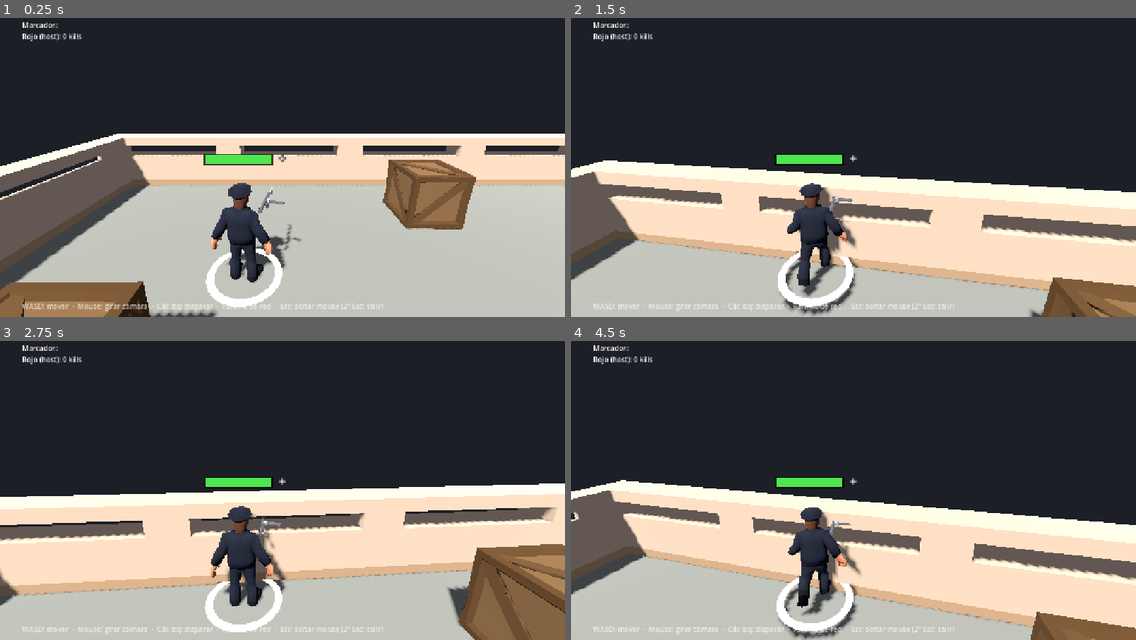
Above: before the commit, frames 1-4 (two rows, left to right).
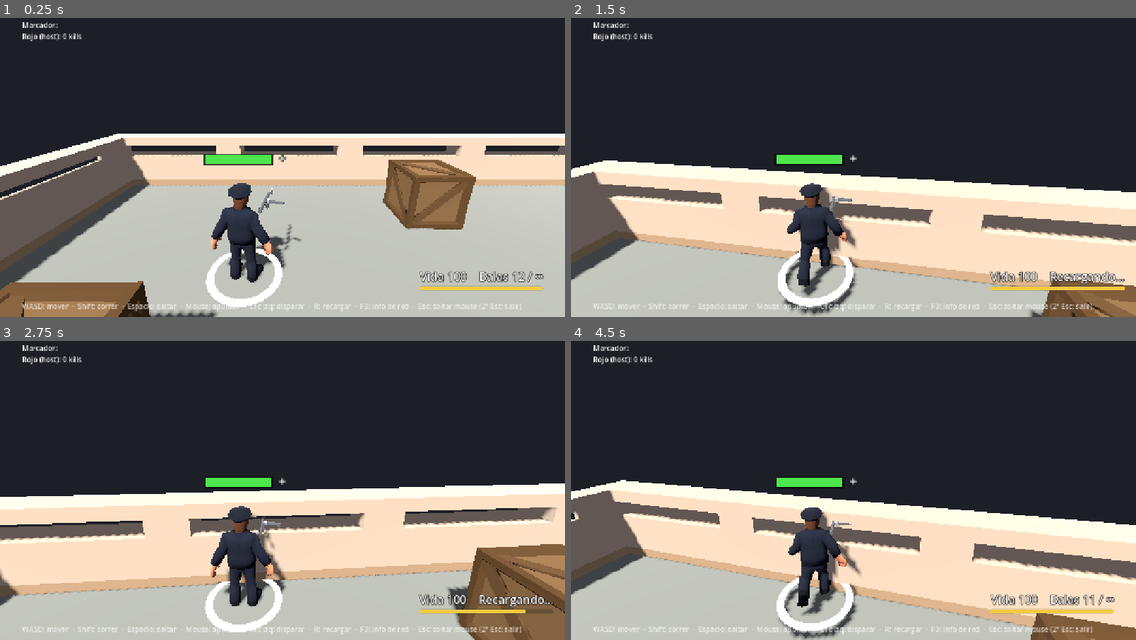
Above: after the commit, the same moments.

Repository: mpinedaj/godot-networked-shooter
Game: Godot game, scene res://scenes/game.tscn
Two runs of this game, one before a commit and one after it. Both use one fixed random seed, a clock stepped at 60 frames per second and the inputs below. This scene is started directly instead of the project's main scene.
Inputs (mouse positions are in pixels of both pictures, inside the frame that each line leads up to):
- Up to frame 1 (0.25 s): no input
- Up to frame 2 (1.5 s): tap Enter at 0.5 s; move the mouse to (881, 158) at 0.52 s; hold R 0.53-1.28 s; hold Up (ui_up) from 0.53 s (still down); click (881, 158) at 0.67 s; tap Space at 0.77, 1.07 s; move the mouse to (825, 158) at 1.27 s; tap R at 1.35 s; click (825, 158) at 1.42 s
- Up to frame 3 (2.75 s): keep holding Up (ui_up); tap Space at 1.52, 1.82 s; move the mouse to (293, 475) at 2.02 s; hold Shift from 2.03 s (still down); click (293, 475) at 2.17 s; tap R at 2.3 s
- Up to frame 4 (4.5 s): keep holding Up (ui_up); move the mouse to (847, 487) at 2.77 s; release Shift at 2.78 s; tap R at 2.85 s; click (847, 487) at 2.92 s; tap Space at 3.02, 3.32, 3.77, 4.07 s; move the mouse to (893, 484) at 3.52 s; hold R 3.53-4.28 s; click (893, 484) at 3.67 s; move the mouse to (808, 478) at 4.27 s; tap Shift at 4.35 s; click (808, 478) at 4.42 s

The runs differ from the first frame. In frame 1, 1.2% of the frame differs, in the area x 13-97%, y 84-99%; in frame 2, 1.4%, in the area x 14-98%, y 84-99%; in frame 3, 1.2%; in frame 4, 1.4%.

Commit message:
Munición: cargador de 12 balas, recarga con R (1,5 s) y reserva infinita
El servidor descuenta las balas y controla la recarga; munición y estado
de recarga se replican solo cuando cambian. El HUD muestra vida, balas y
la barra de resistencia del jugador local, y la ayuda incluye los
controles nuevos.

Diff:
--- a/scenes/game.tscn
+++ b/scenes/game.tscn
@@ -68,11 +68,11 @@
 anchor_bottom = 1.0
 offset_left = 50.0
 offset_top = -36.0
-offset_right = 700.0
+offset_right = 1100.0
 offset_bottom = -10.0
 grow_vertical = 0
 theme_override_colors/font_color = Color(1, 1, 1, 0.7)
-text = "WASD: mover  ·  Mouse: girar cámara  ·  Clic izq: disparar  ·  F3: info de red  ·  Esc: soltar mouse (2º Esc: salir)"
+text = "WASD: mover  ·  Shift: correr  ·  Espacio: saltar  ·  Mouse: apuntar  ·  Clic izq: disparar  ·  R: recargar  ·  F3: info de red  ·  Esc: soltar mouse (2º Esc: salir)"
 
 [node name="DebugPanel" type="PanelContainer" parent="HUD"]
 visible = false
--- a/scenes/player.tscn
+++ b/scenes/player.tscn
@@ -22,6 +22,12 @@
 properties/4/path = NodePath(".:stamina")
 properties/4/spawn = true
 properties/4/replication_mode = 2
+properties/5/path = NodePath(".:ammo")
+properties/5/spawn = true
+properties/5/replication_mode = 2
+properties/6/path = NodePath(".:reloading")
+properties/6/spawn = true
+properties/6/replication_mode = 2
 
 [node name="Player" type="CharacterBody3D"]
 script = ExtResource("1")
--- a/scripts/game.gd
+++ b/scripts/game.gd
@@ -197,6 +197,9 @@
 func has_local_player() -> bool:
 	return players_node.has_node(str(multiplayer.get_unique_id()))
 
+func get_local_player() -> Node:
+	return players_node.get_node_or_null(str(multiplayer.get_unique_id()))
+
 func get_player_name(peer_id: int) -> String:
 	var p = players_node.get_node_or_null(str(peer_id))
 	return p.get_display_name() if p else "Peer %d" % peer_id
--- a/scripts/hud.gd
+++ b/scripts/hud.gd
@@ -1,5 +1,5 @@
 extends CanvasLayer
-## HUD: marcador de kills, ayuda de controles y panel de red (F3).
+## HUD: marcador de kills, ayuda de controles, estado del jugador y panel de red (F3).
 
 var game: Node = null
 var debug_visible: bool = false
@@ -9,12 +9,50 @@
 @onready var kills_label: Label = $KillsLabel
 @onready var status_label: Label = $StatusLabel
 
+# Estado del jugador local (abajo a la derecha): vida, balas y resistencia.
+var _stats_label: Label = null
+var _stamina_bar: ProgressBar = null
+
 func setup(g: Node) -> void:
 	game = g
 	debug_panel.visible = false
 	update_kills({})
+	_build_stats()
+
+func _build_stats() -> void:
+	var box := VBoxContainer.new()
+	box.set_anchors_and_offsets_preset(Control.PRESET_BOTTOM_RIGHT)
+	box.offset_left = -330
+	box.offset_top = -110
+	box.offset_right = -50
+	box.offset_bottom = -40
+	add_child(box)
+	_stats_label = Label.new()
+	_stats_label.horizontal_alignment = HORIZONTAL_ALIGNMENT_RIGHT
+	_stats_label.add_theme_font_size_override("font_size", 26)
+	_stats_label.add_theme_color_override("font_outline_color", Color.BLACK)
+	_stats_label.add_theme_constant_override("outline_size", 6)
+	box.add_child(_stats_label)
+	_stamina_bar = ProgressBar.new()
+	_stamina_bar.custom_minimum_size = Vector2(0, 10)
+	_stamina_bar.show_percentage = false
+	var fill := StyleBoxFlat.new()
+	fill.bg_color = Color(0.95, 0.8, 0.25)
+	_stamina_bar.add_theme_stylebox_override("fill", fill)
+	box.add_child(_stamina_bar)
+
+func _update_stats() -> void:
+	var me = game.get_local_player() if game else null
+	_stats_label.get_parent().visible = me != null
+	if me == null:
+		return
+	var ammo_txt: String = "Recargando..." if me.reloading else "Balas %d / ∞" % me.ammo
+	_stats_label.text = "Vida %d    %s" % [me.health, ammo_txt]
+	_stamina_bar.max_value = me.MAX_STAMINA
+	_stamina_bar.value = me.stamina
 
 func _process(_delta: float) -> void:
+	_update_stats()
 	# Aviso mientras el cliente aún no recibe su jugador del servidor.
 	var waiting: bool = game != null and not NetworkManager.is_host and not game.has_local_player()
 	status_label.visible = waiting
--- a/scripts/player.gd
+++ b/scripts/player.gd
@@ -16,12 +16,15 @@
 const STAMINA_RECOVER := 25.0 # tras agotarse, mínimo para volver a correr
 const MAX_HEALTH := 100
 const SHOOT_COOLDOWN := 0.25
+const MAG_SIZE := 12       # Balas por cargador (la reserva es infinita).
+const RELOAD_TIME := 1.5   # s
 const GUN_HEIGHT := 1.25  # Altura del arma y de las balas (m).
 const MAX_PITCH := 1.2    # Límite de apuntado vertical que acepta el servidor (rad).
 ## Botones del input, empaquetados en un entero (1 bit cada uno).
 const BTN_SHOOT := 1
 const BTN_JUMP := 2
 const BTN_SPRINT := 4
+const BTN_RELOAD := 8
 const RESPAWN_TIME := 3.0
 const BULLET_SCENE := preload("res://scenes/bullet.tscn")
 
@@ -82,6 +85,11 @@
 ## Resistencia para correr. La calcula el servidor y se replica (HUD del dueño).
 @export var stamina: float = MAX_STAMINA
 var _exhausted: bool = false
+
+## Munición: el servidor la descuenta y se replica (HUD del dueño).
+@export var ammo: int = MAG_SIZE
+@export var reloading: bool = false
+var _reload_left: float = 0.0
 
 # Input recibido (solo el servidor lo usa para simular).
 var input_move: Vector2 = Vector2.ZERO
@@ -282,6 +290,8 @@
 				buttons |= BTN_JUMP
 			if Input.is_key_pressed(KEY_SHIFT):
 				buttons |= BTN_SPRINT
+			if Input.is_key_pressed(KEY_R):
+				buttons |= BTN_RELOAD
 
 	if multiplayer.is_server():
 		# El host es servidor y jugador a la vez: aplica su input sin pasar por la red.
@@ -333,10 +343,22 @@
 	if is_dead:
 		return
 	visual.rotation.y = input_aim
+	# Recarga: con R, o sola al intentar disparar con el cargador vacío.
+	if reloading:
+		_reload_left -= delta
+		if _reload_left <= 0.0:
+			ammo = MAG_SIZE
+			reloading = false
+	elif input_buttons & BTN_RELOAD and ammo < MAG_SIZE:
+		_start_reload()
 	shoot_cooldown -= delta
-	if input_buttons & BTN_SHOOT and shoot_cooldown <= 0.0:
-		shoot_cooldown = SHOOT_COOLDOWN
-		_spawn_bullet()
+	if input_buttons & BTN_SHOOT and shoot_cooldown <= 0.0 and not reloading:
+		if ammo > 0:
+			ammo -= 1
+			shoot_cooldown = SHOOT_COOLDOWN
+			_spawn_bullet()
+		else:
+			_start_reload()
 
 	# Correr: gasta resistencia; si se agota hay que recuperar un mínimo.
 	var moving := input_move.length() > 0.1
@@ -359,6 +381,10 @@
 	else:
 		velocity.y -= GRAVITY * delta
 	move_and_slide()
+
+func _start_reload() -> void:
+	reloading = true
+	_reload_left = RELOAD_TIME
 
 func _spawn_bullet() -> void:
 	# En el servidor: se añade bajo Game/Bullets y el MultiplayerSpawner la replica.
@@ -400,4 +426,6 @@
 	health = MAX_HEALTH
 	stamina = MAX_STAMINA
 	_exhausted = false
+	ammo = MAG_SIZE
+	reloading = false
 	is_dead = false
